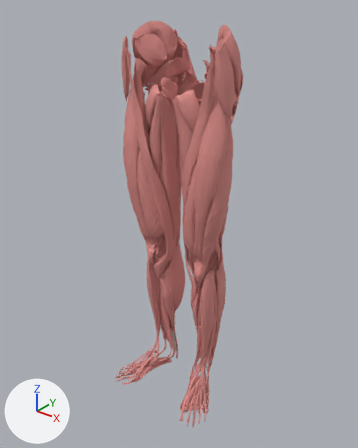
Before and after pictures for a commit that changed the glTF model public/models/muscles-membre-inf.hi.glb.
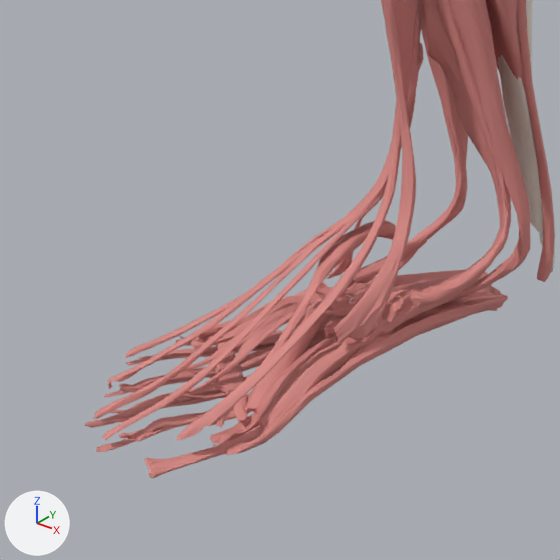
The first picture shows the older version from a 50 mm camera at (0.739, -1.012, 1.031) aimed at (0.001, -0.09, 0.459). The close-ups show the older and then the newer version on the part from 29% to 50% of the width and 72% to 89% of the height of that picture. Only the edits that show in the close-ups are written down. Lighting does not change. The marker at lower left points along +X, +Y and +Z. Where no turn or scale is listed for an object, it has been applied to the vertices.

The first close-up shows 'FJ1396', 'FJ1400', 'FJ1405', 'FJ1406', 'FJ1407', 'FJ1408', 'FJ1409', 'FJ1414', 'FJ1415', 'FJ1429', 'FJ1439', 'FJ1440' and 18 more.
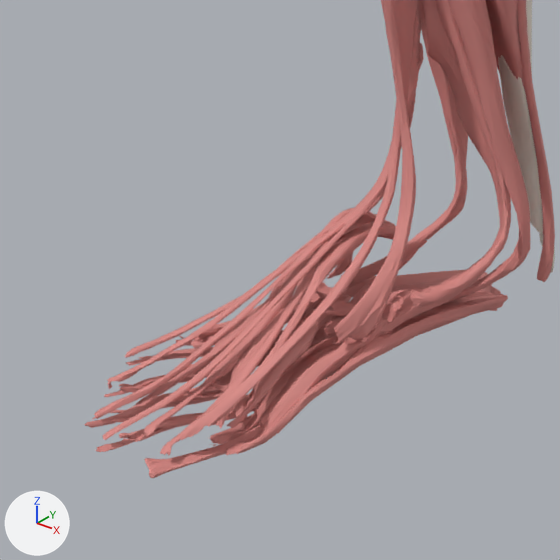
Pixel boxes (x1, y1, x2, y2) of what changed, in the close-ups (560 x 560 px):
'ZA-court-extenseur-orteils-d', added: after (136, 208, 377, 455)
'ZA-interosseux-dorsaux-pied-d', added: after (196, 304, 320, 428)
'FJ1398', unchanged, covered by the edit: (245, 295, 352, 411) in both

What changed in the scene script:
```text
Add me_za_interosseux_dorsaux_pied_d:
    me_za_interosseux_dorsaux_pied_d.from_pydata(...)  # 975 vertices, 1946 faces; spans x -0.0256..0.0256, y -0.033..0.033, z -0.0178..0.0178
    me_za_interosseux_dorsaux_pied_d.materials.append(mat_0_7_0_26_0_24)  # pink #da8b86
Add me_za_court_extenseur_orteils_d:
    me_za_court_extenseur_orteils_d.from_pydata(...)  # 1596 vertices, 3184 faces; spans x -0.0214..0.0214, y -0.0705..0.0705, z -0.0283..0.0283
    me_za_court_extenseur_orteils_d.materials.append(mat_0_7_0_26_0_24)  # pink #da8b86
Add ob_za_interosseux_dorsaux_pied_d:
    ob_za_interosseux_dorsaux_pied_d = bpy.data.objects.new('ZA-interosseux-dorsaux-pied-d', me_za_interosseux_dorsaux_pied_d)
    ob_za_interosseux_dorsaux_pied_d.location = (-0.1097, -0.1566, -0.0446)
Add ob_za_court_extenseur_orteils_d:
    ob_za_court_extenseur_orteils_d = bpy.data.objects.new('ZA-court-extenseur-orteils-d', me_za_court_extenseur_orteils_d)
    ob_za_court_extenseur_orteils_d.location = (-0.1199, -0.1449, -0.0363)
```
